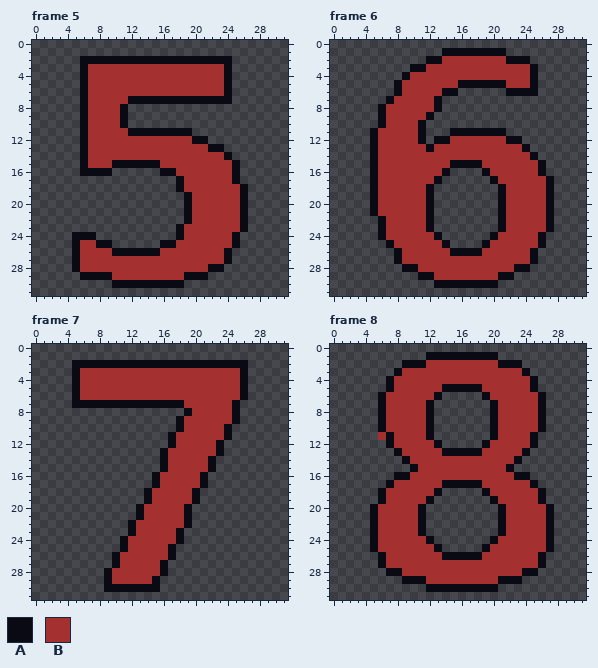
Pixel-art file: assets/asesprite/cards.aseprite. The first picture shows the starting point.
32x32 pixels, 10 frames. Shown: frame 5, frame 6, frame 7, frame 8. The commit also changed other frames, which this record leaves out.
Palette (. is transparent): A #090a14  B #a53030
New version:
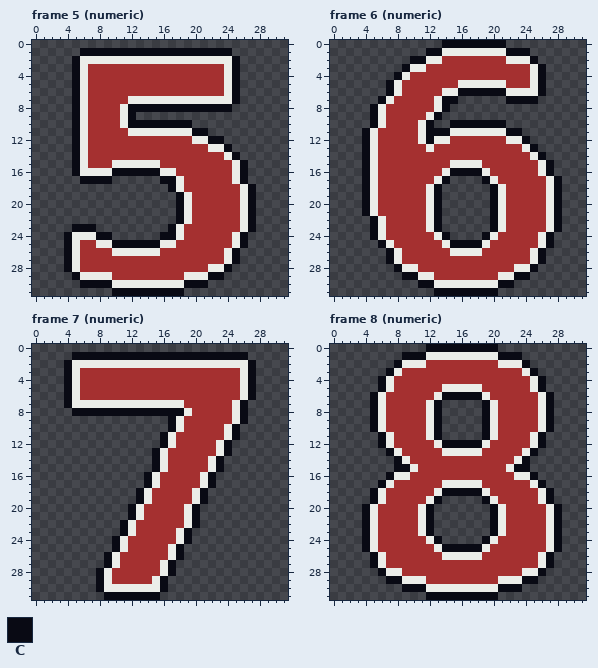
Colours new in this view: C #090a14
Diff:
colour A: #090a14 -> #ebede9
Frame 5 (numeric):
y 1: x 6..24 ................... -> CCCCCCCCCCCCCCCCCCC
y 2..7: x 5 . -> C; x 25 . -> C
y 8: x 5 . -> C; x 12..24 ............. -> CCCCCCCCCCCCC
y 9: x 5 . -> C; x 12 . -> C
y 10: x 5 . -> C; x 12..19 ........ -> CCCCCCCC
y 11: x 5 . -> C; x 20..21 .. -> CC
y 12: x 5 . -> C; x 22..23 .. -> CC
y 13: x 5 . -> C; x 24 . -> C
y 14: x 5 . -> C; x 25 . -> C
y 15: x 5 . -> C; x 26 . -> C
y 16: x 5 . -> C; x 10..15 ...... -> CCCCCC; x 26 . -> C
y 17: x 6..9 .... -> CCCC; x 16..17 .. -> CC; x 26 . -> C
y 18: x 17 . -> C; x 27 . -> C
y 19..22: x 18 . -> C; x 27 . -> C
y 23: x 5..7 ... -> CCC; x 17 . -> C; x 27 . -> C
y 24: x 4 . -> C; x 8..9 .. -> CC; x 16..17 .. -> CC; x 26 . -> C
y 25: x 4 . -> C; x 10..15 ...... -> CCCCCC; x 26 . -> C
y 26..27: x 4 . -> C; x 25 . -> C
y 28: x 4 . -> C; x 24 . -> C
y 29: x 5 . -> C; x 22..23 .. -> CC
y 30: x 6..9 .... -> CCCC; x 19..21 ... -> CCC
y 31: x 10..18 ......... -> CCCCCCCCC
Frame 6 (numeric):
y 0: x 14..21 ........ -> CCCCCCCC
y 1: x 12..13 .. -> CC; x 22..24 ... -> CCC
y 2: x 10..11 .. -> CC; x 25 . -> C
y 3: x 9 . -> C; x 26 . -> C
y 4: x 8 . -> C; x 26 . -> C
y 5: x 7 . -> C; x 26 . -> C
y 6: x 7 . -> C; x 16..21 ...... -> CCCCCC; x 26 . -> C
y 7: x 6 . -> C; x 14..15 .. -> CC; x 22..25 .... -> CCCC
y 8: x 5 . -> C; x 14 . -> C
y 9: x 5 . -> C; x 13 . -> C
y 10: x 5 . -> C; x 12 . -> C; x 15..21 ....... -> CCCCCCC
y 11: x 4 . -> C; x 12..14 ... -> CCC; x 22..23 .. -> CC
y 12: x 4 . -> C; x 12 . -> C; x 24 . -> C
y 13: x 4 . -> C; x 25 . -> C
y 14: x 4 . -> C; x 26 . -> C
y 15: x 4 . -> C; x 27 . -> C
y 16: x 4 . -> C; x 15..18 .... -> CCCC; x 27 . -> C
y 17: x 4 . -> C; x 14 . -> C; x 19 . -> C; x 28 . -> C
y 18..21: x 4 . -> C; x 13 . -> C; x 20 . -> C; x 28 . -> C
y 22..23: x 5 . -> C; x 13 . -> C; x 20 . -> C; x 28 . -> C
y 24: x 5 . -> C; x 14 . -> C; x 19 . -> C; x 27 . -> C
y 25: x 6 . -> C; x 15..18 .... -> CCCC; x 27 . -> C
y 26..27: x 7 . -> C; x 26 . -> C
y 28: x 8 . -> C; x 25 . -> C
y 29: x 9..10 .. -> CC; x 23..24 .. -> CC
y 30: x 11..12 .. -> CC; x 21..22 .. -> CC
y 31: x 13..20 ........ -> CCCCCCCC
Frame 7 (numeric):
y 1: x 5..26 ...................... -> CCCCCCCCCCCCCCCCCCCCCC
y 2..6: x 4 . -> C; x 27 . -> C
y 7: x 4 . -> C; x 26 . -> C
y 8: x 5..18 .............. -> CCCCCCCCCCCCCC; x 26 . -> C
y 9: x 17 . -> C; x 26 . -> C
y 10: x 17 . -> C; x 25 . -> C
y 11: x 16 . -> C; x 25 . -> C
y 12: x 16 . -> C; x 24 . -> C
y 13: x 15 . -> C; x 24 . -> C
y 14..15: x 15 . -> C; x 23 . -> C
y 16..17: x 14 . -> C; x 22 . -> C
y 18..19: x 13 . -> C; x 21 . -> C
y 20..21: x 12 . -> C; x 20 . -> C
y 22: x 11 . -> C; x 20 . -> C
y 23: x 11 . -> C; x 19 . -> C
y 24: x 10 . -> C; x 19 . -> C
y 25: x 10 . -> C; x 18 . -> C
y 26: x 9 . -> C; x 18 . -> C
y 27: x 9 . -> C; x 17 . -> C
y 28: x 8 . -> C; x 17 . -> C
y 29..30: x 8 . -> C; x 16 . -> C
y 31: x 9..15 ....... -> CCCCCCC
Frame 8 (numeric):
y 0: x 12..20 ......... -> CCCCCCCCC
y 1: x 9..11 ... -> CCC; x 21..23 ... -> CCC
y 2: x 8 . -> C; x 24 . -> C
y 3: x 7 . -> C; x 25 . -> C
y 4..5: x 6 . -> C; x 26 . -> C
y 6: x 5 . -> C; x 14..18 ..... -> CCCCC; x 27 . -> C
y 7..10: x 5 . -> C; x 13 . -> C; x 19 . -> C; x 27 . -> C
y 11: x 6 B -> C; x 13 . -> C; x 19 . -> C; x 26 . -> C
y 12: x 6 . -> C; x 14..18 ..... -> CCCCC; x 26 . -> C
y 13: x 7 . -> C; x 25 . -> C
y 14: x 8 . -> C; x 24 . -> C
y 15: x 8..9 .. -> CC; x 23..24 .. -> CC
y 16: x 7 . -> C; x 25 . -> C
y 17: x 6 . -> C; x 26 . -> C
y 18: x 5 . -> C; x 14..18 ..... -> CCCCC; x 27 . -> C
y 19: x 5 . -> C; x 13 . -> C; x 19 . -> C; x 27 . -> C
y 20..23: x 4 . -> C; x 12 . -> C; x 20 . -> C; x 28 . -> C
y 24: x 4 . -> C; x 13 . -> C; x 19 . -> C; x 28 . -> C
y 25: x 4 . -> C; x 14..18 ..... -> CCCCC; x 28 . -> C
y 26..27: x 5 . -> C; x 27 . -> C
y 28: x 6 . -> C; x 26 . -> C
y 29: x 7..8 .. -> CC; x 24..25 .. -> CC
y 30: x 9..11 ... -> CCC; x 21..23 ... -> CCC
y 31: x 12..20 ......... -> CCCCCCCCC
